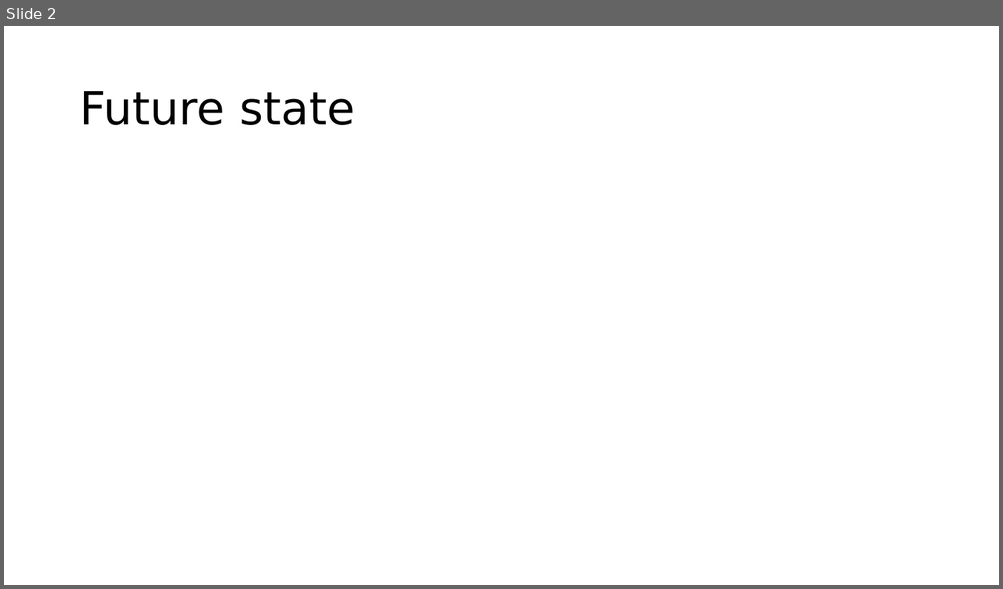
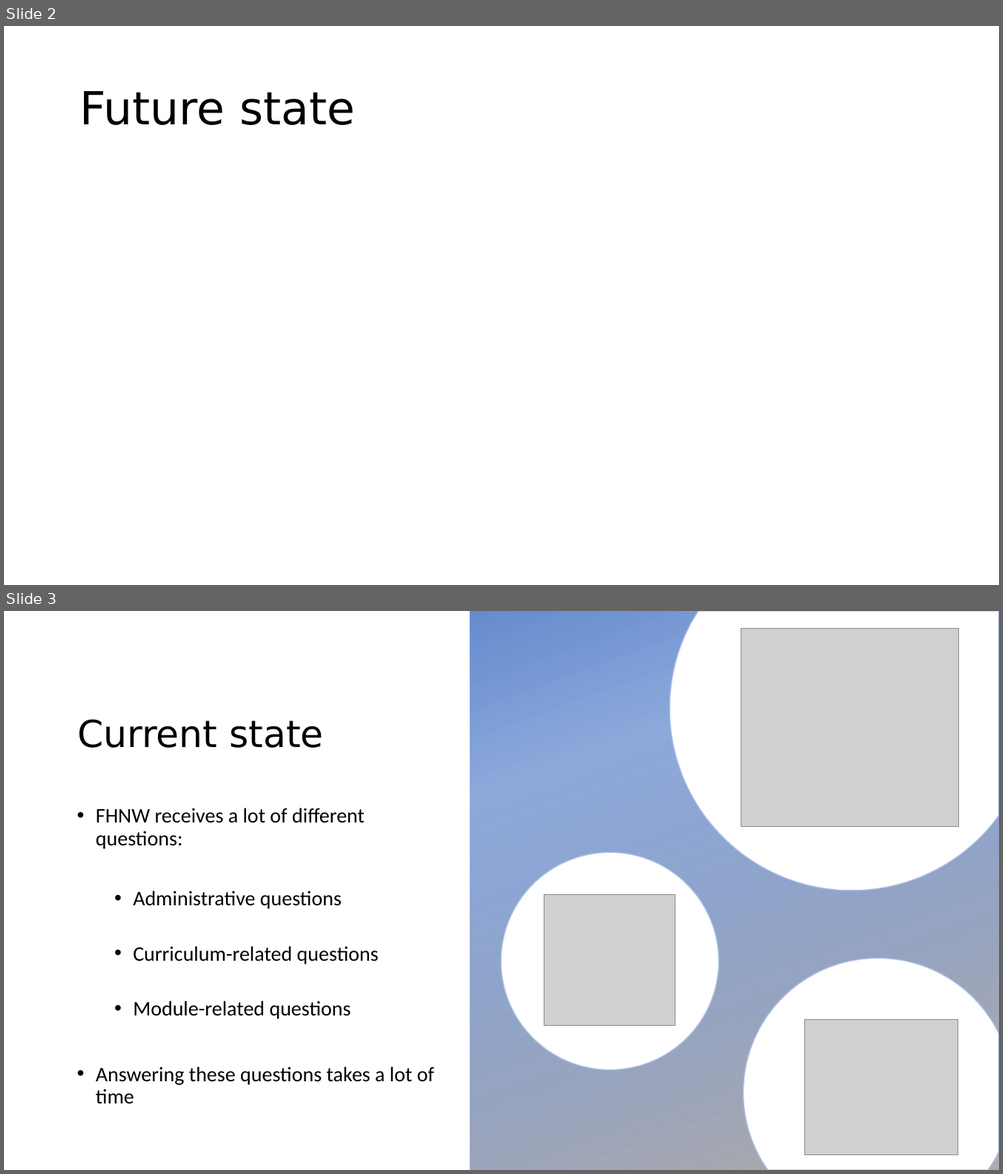
Before and after one commit to AgileBusinessAnalysis/02_TEAM, a slide deck: Idea_Pitch.pptx. Shown one above the other, each under a label of ours: slide 2 before the commit, slides 2 and 3 after it. The pictures are 1003x589 and 1003x1174 pixels, drawn with LibreOffice and Linux fonts; fonts in the diff are those of the drawing; grey boxes stand for pictures; background and template pictures are left out. Boxes give left, top, right and bottom in pixels: in the first picture for what was removed or moved away, otherwise in the second. Text is boxed around its words. In the diff, an @@ line names an element or a change of style, - is before the commit and + after.

Commit message:
Update Idea_Pitch.pptx
added current state

```diff
--- a/Idea_Pitch.pptx
+++ b/Idea_Pitch.pptx
@@ slide 3 added at box(4, 611, 999, 1170), background picture (left out) @@
@@ rectangle added at box(469, 611, 999, 1170), fill gradient #4472C4 to #AFABAB @@
@@ freeform shape added at box(669, 611, 999, 891), fill #FFFFFF, outline #AFABAB 1 pt @@
@@ picture added at box(740, 628, 959, 826) @@
@@ title added at box(77, 719, 324, 748), 36 pt, text #000000 @@
+Current state
@@ text added at box(96, 808, 434, 1105), 20 pt, text #000000 @@
+• FHNW receives a lot of different questions:
+  • Administrative questions
+  • Curriculum-related questions
+  • Module-related questions
+• Answering these questions takes a lot of time
@@ ellipse added at box(501, 853, 719, 1071), fill #FFFFFF, outline #AFABAB 1 pt @@
@@ picture added at box(543, 894, 674, 1026) @@
@@ freeform shape added at box(743, 959, 999, 1170), fill #FFFFFF, outline #AFABAB 1 pt @@
@@ picture added at box(805, 1020, 958, 1156) @@
```
Also in this commit, not shown: 1 slide removed.
